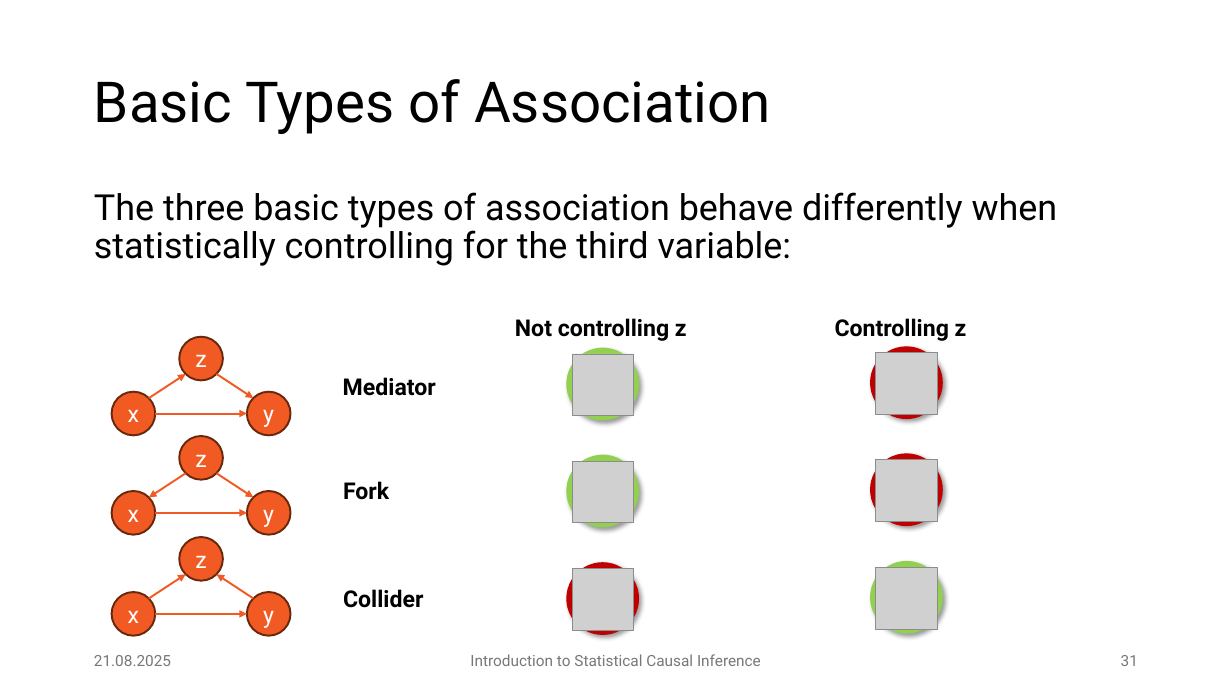
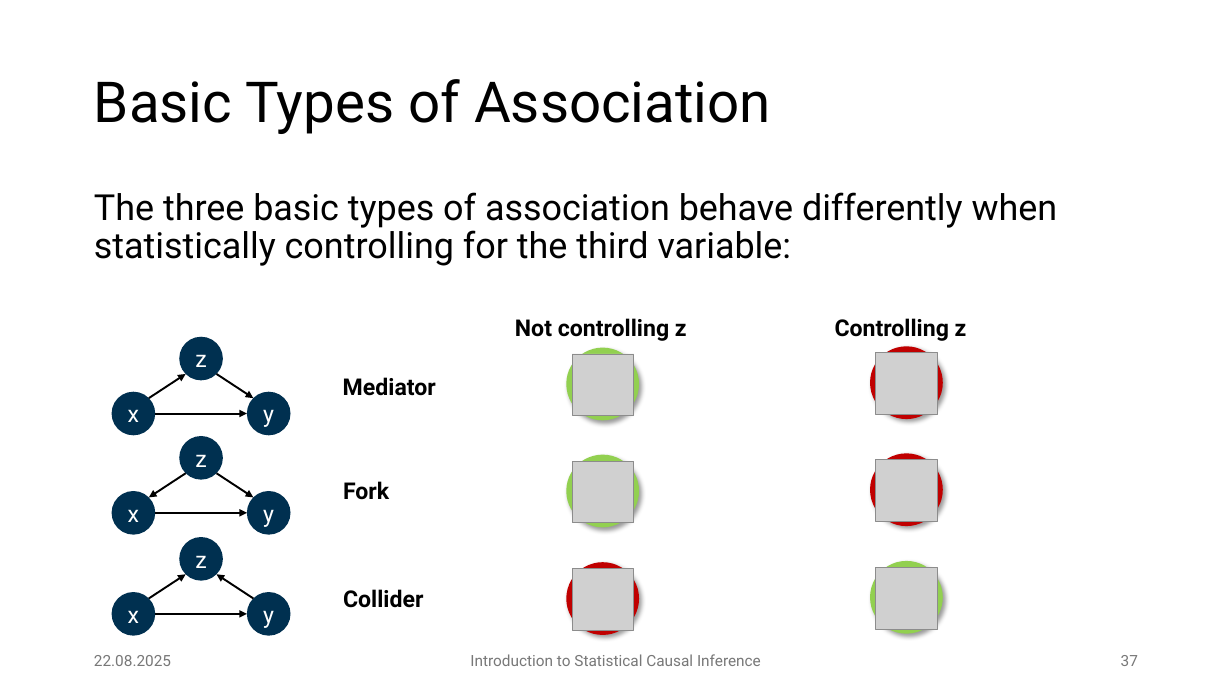
Before and after one commit to JulianFrattini/bda4sci, a slide deck: slide 37 of version2/slides/intro-sci.pptx (slide 31 before the commit). Drawn at 1232x693 pixels with LibreOffice and Linux fonts; fonts in the diff are those of the drawing; grey boxes stand for pictures; background and template pictures are left out. Boxes give left, top, right and bottom in pixels: in the first picture for what was removed or moved away, otherwise in the second. Text is boxed around its words. In the diff, an @@ line names an element or a change of style, - is before the commit and + after.

```diff
--- a/version2/slides/intro-sci.pptx
+++ b/version2/slides/intro-sci.pptx
@@ arrow (149, 398) - (186, 374): stroke #F15A22 1.5 pt to #000000 1.5 pt @@
@@ arrow (216, 374) - (253, 398): stroke #F15A22 1.5 pt to #000000 1.5 pt @@
@@ arrow (155, 414) - (247, 414): stroke #F15A22 1.5 pt to #000000 1.5 pt @@
@@ arrow (186, 473) - (149, 497): stroke #F15A22 1.5 pt to #000000 1.5 pt @@
@@ arrow (216, 473) - (253, 497): stroke #F15A22 1.5 pt to #000000 1.5 pt @@
@@ arrow (155, 513) - (247, 513): stroke #F15A22 1.5 pt to #000000 1.5 pt @@
@@ fill #F15A22 to #003050; outline #6A270F 1.5 pt to none in 9 elements at <box>112,392,155,435</box>, <box>247,392,290,435</box>, <box>179,336,223,380</box>, <box>112,491,155,534</box>, <box>247,491,290,534</box>, <box>179,436,223,480</box>, <box>112,592,155,636</box>, <box>247,592,290,636</box>, <box>179,537,223,580</box> @@
@@ arrow (149, 599) - (186, 575): stroke #F15A22 1.5 pt to #000000 1.5 pt @@
@@ arrow (253, 599) - (216, 575): stroke #F15A22 1.5 pt to #000000 1.5 pt @@
@@ arrow (155, 614) - (247, 614): stroke #F15A22 1.5 pt to #000000 1.5 pt @@
@@ text at <box>94,655,171,666</box>: text changed @@
-21.08.2025
+22.08.2025
@@ page number at <box>1121,655,1138,666</box>: text changed @@
-31
+37
```
Also in this commit, not shown: 47 other slides changed, 7 slides added, 1 slide removed, 7 other files.
